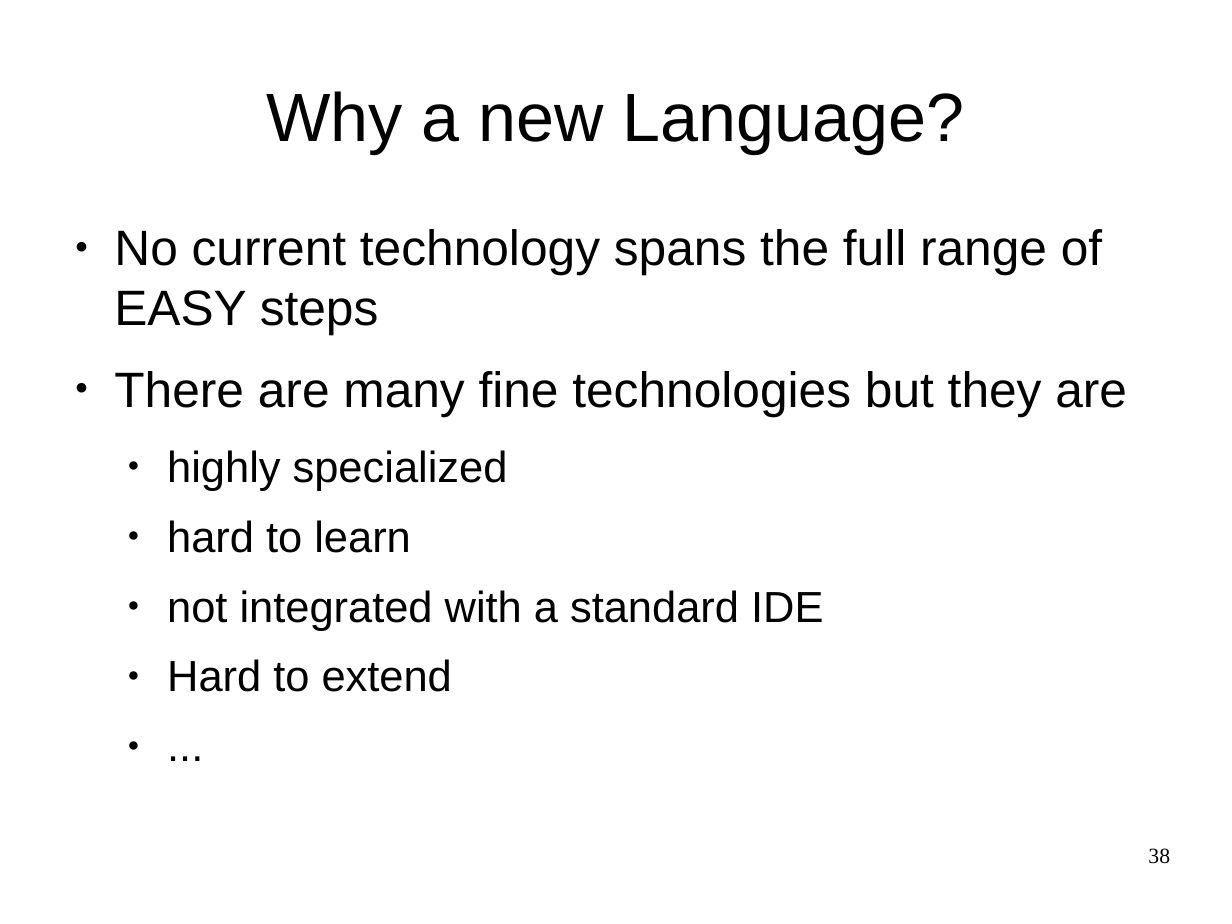
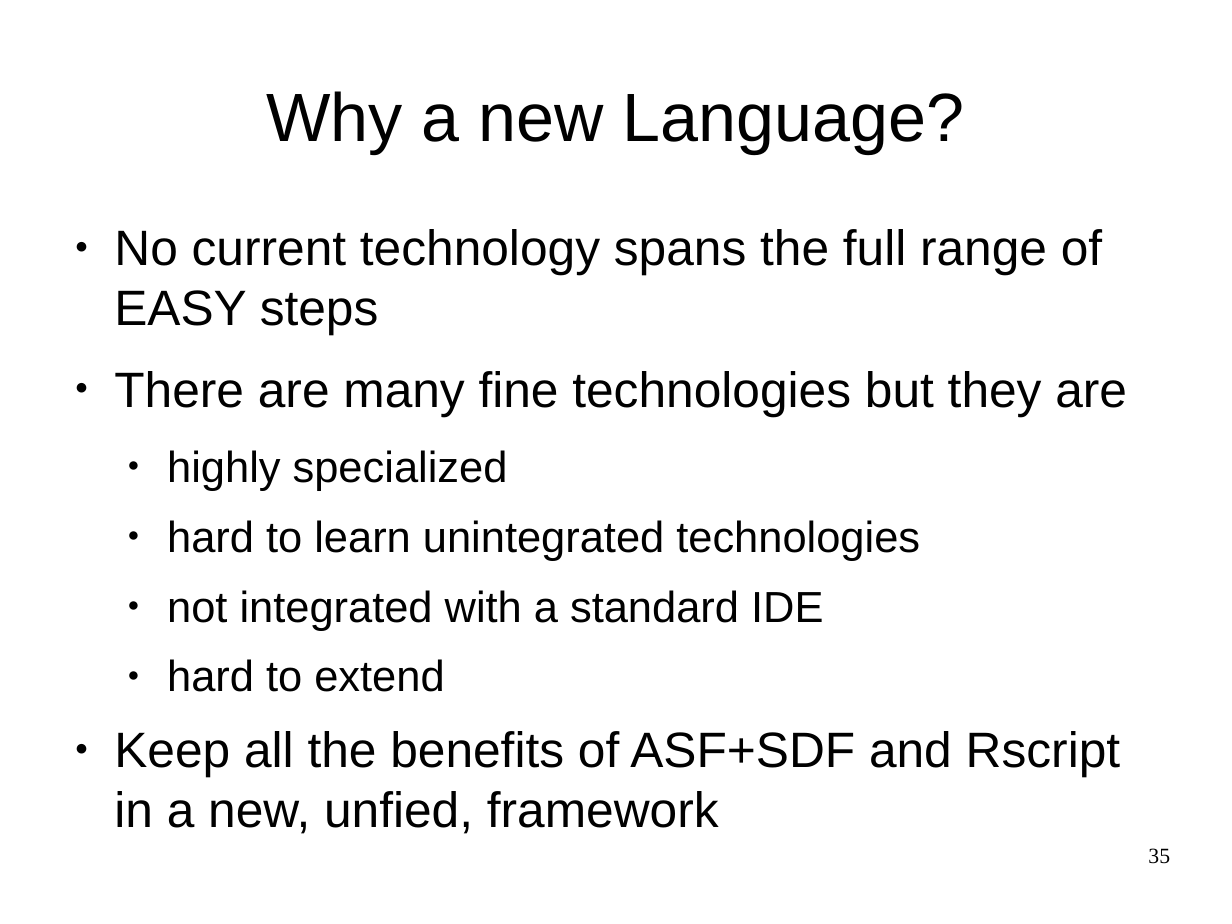
Before and after one commit to cwi-swat/meta-environment, a slide deck: slide 35 of meta-doc/analysis/rascal-slides/rascal-slides.odp (slide 38 before the commit). Drawn at 1232x924 pixels with LibreOffice and Linux fonts; fonts in the diff are those of the drawing; background and template pictures are left out. Boxes give left, top, right and bottom in pixels: in the first picture for what was removed or moved away, otherwise in the second. Text is boxed around its words. In the diff, an @@ line names an element or a change of style, - is before the commit and + after.

```diff
--- a/meta-doc/analysis/rascal-slides/rascal-slides.odp
+++ b/meta-doc/analysis/rascal-slides/rascal-slides.odp
@@ text at (167,520,920,561): text changed @@
-  ● hard to learn
+  ● hard to learn unintegrated technologies
@@ text at (114,659,1121,834): text changed; size 28 to 32 pt @@
-  ● Hard to extend
-  ● ...
+  ● hard to extend
+● Keep all the benefits of ASF+SDF and Rscript in a new, unfied, framework
@@ page number at (1148,848,1170,864): text changed @@
-38
+35
```
Also in this commit, not shown: 16 other slides changed, 5 slides added, 5 slides removed, 1 other file.
